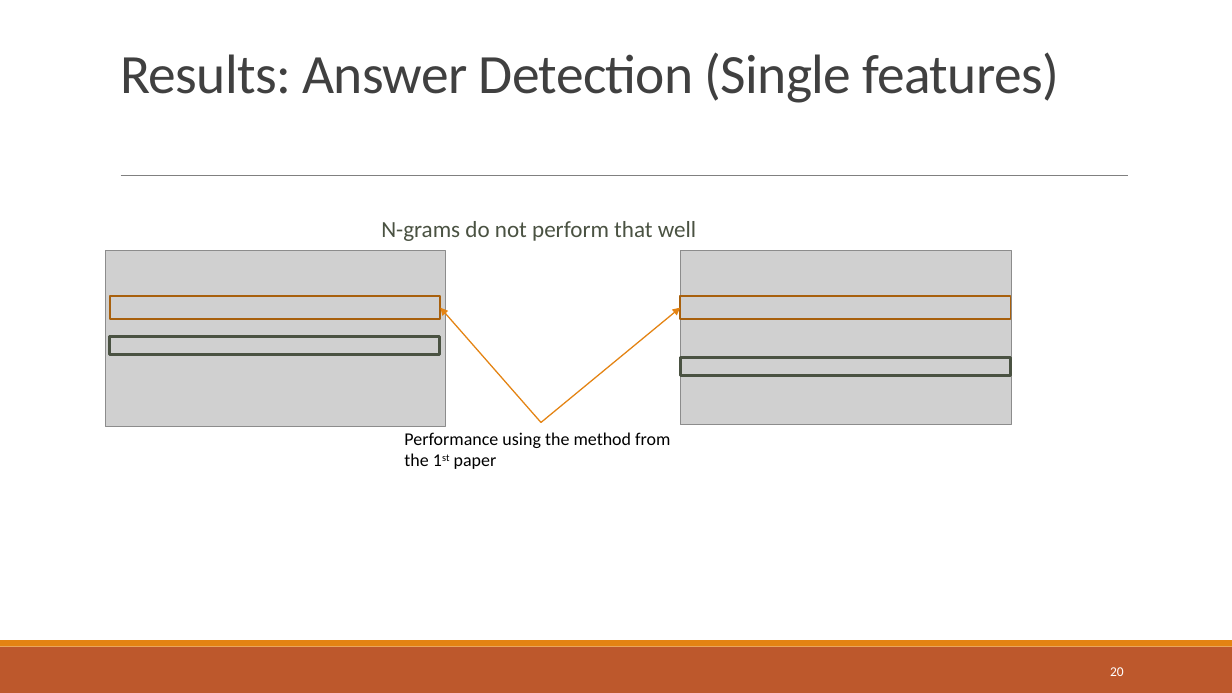
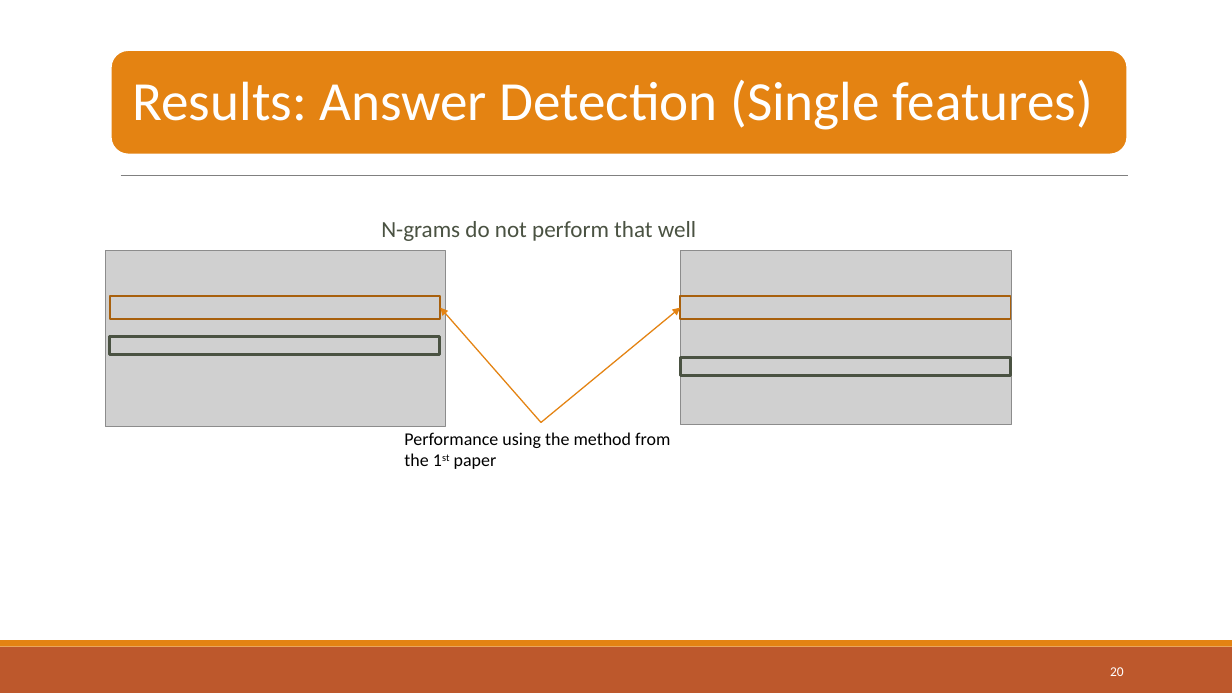
Before and after one commit to pothom/cs834-f17, a slide deck: slide 20 of Presentations/CS834-Presentation 5.pptx. Drawn at 1232x693 pixels with LibreOffice and Linux fonts; fonts in the diff are those of the drawing; grey boxes stand for pictures. Boxes give left, top, right and bottom in pixels: in the first picture for what was removed or moved away, otherwise in the second. Text is boxed around its words. In the diff, an @@ line names an element or a change of style, - is before the commit and + after.

```diff
--- a/Presentations/CS834-Presentation 5.pptx
+++ b/Presentations/CS834-Presentation 5.pptx
@@ rounded rectangle added at <box>111,50,1128,154</box>, fill #E48312, outline #FFFFFF 1.25 pt @@
@@ text "Results: Answer Detection (Single features)": place and size @@
-text "Results: Answer Detection (Single features)" at <box>120,52,1059,103</box>
+text "Results: Answer Detection (Single features)" at <box>132,80,1092,130</box>
@@ text "Results: Answer Detection (Single features)" at <box>132,80,1092,130</box>: size 43.2 to 43 pt, text colour #404040 to #FFFFFF, letter spacing -0.5 to 0 pt; line spacing 0.85 to 0.9; more space between paragraphs; vertical alignment bottom to middle @@
```
Also in this commit, not shown: 1 other file.
